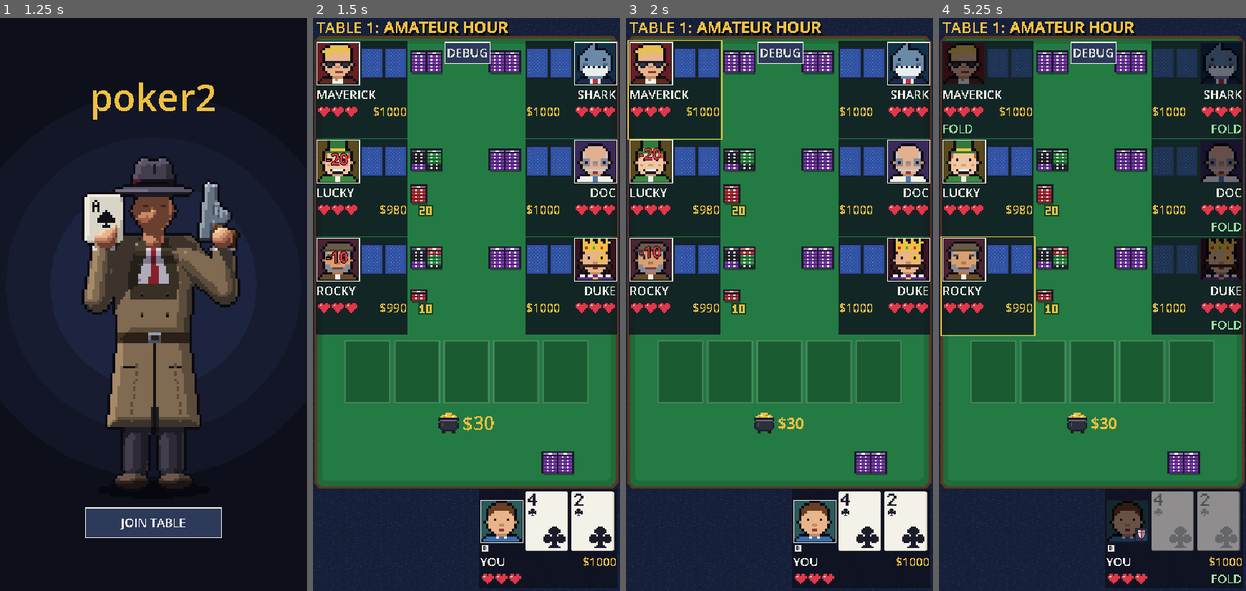
Above: before the commit, frames 1-4 (left to right).
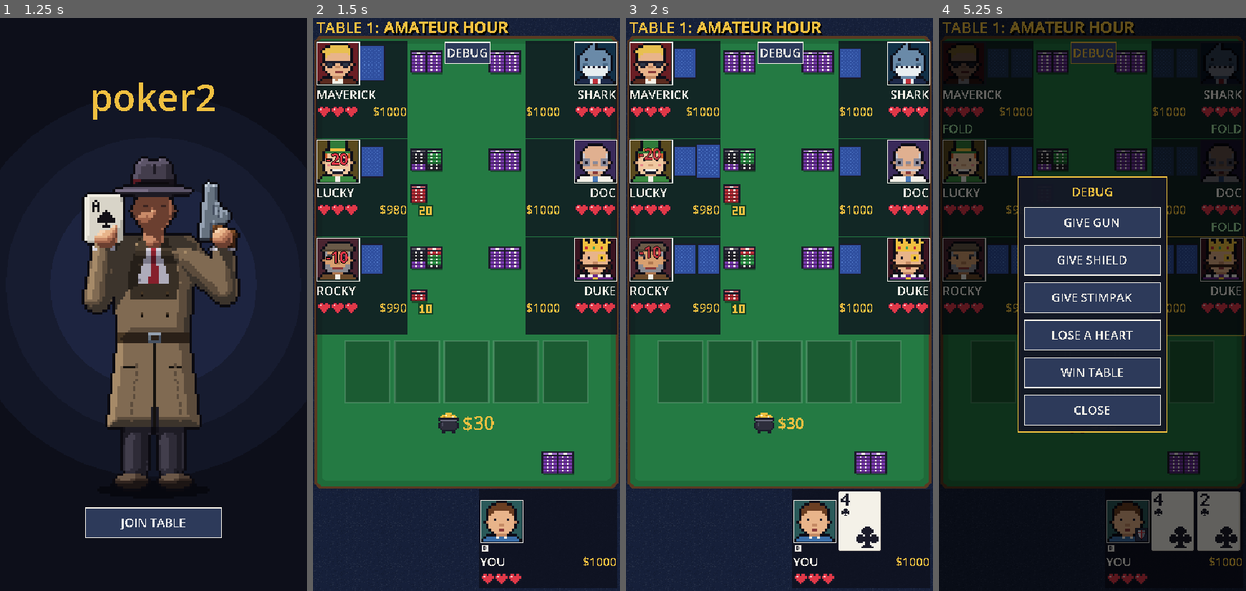
Above: after the commit, the same moments.

Repository: ryanlacroix/poker2
Game: Godot game, scene res://scenes/main_menu.tscn
Same seed, same stepped clock (60 frames per second), same inputs: the game is played once before the commit and once after it.
Inputs (mouse positions are in pixels of both pictures, inside the frame that each line leads up to):
- Up to frame 1 (1.25 s): move the mouse to (221, 275) at 0.52 s; tap F at 0.6 s; click (221, 275) at 0.67 s
- Up to frame 2 (1.5 s): click "JOIN TABLE" at 1.25 s
- Up to frame 3 (2 s): no input
- Up to frame 4 (5.25 s): click "DEBUG" at 2 s; click "GIVE GUN" at 2.75 s; click "DEBUG" at 3.5 s; click "GIVE SHIELD" at 4.25 s; click "FOLD" (after the commit: "DEBUG") at 5 s

Frame 1 is identical in both runs. In frame 2, 5.7% of the frame differs, in the area x 15-99%, y 4-93%; in frame 3, 3.0%; in frame 4, 75%, in the area x 0-100%, y 0-100%.

Commit message:
improved card dealing animations

Diff:
--- a/scripts/game/poker_table.gd
+++ b/scripts/game/poker_table.gd
@@ -39,6 +39,8 @@
 var small_blind := 10
 var big_blind := 20
 var deal_delay := 0.4
+## Extra pause per hole card dealt after the first, so the view can lay them down one by one.
+var hole_card_stagger := 0.0
 var npc_think_time := 0.8
 var showdown_delay := 2.0
 var between_hands_delay := 1.5
@@ -223,14 +225,16 @@
 	_post_blind(players[bb_index], big_blind, "big")
 	current_bet = big_blind
 
+	var dealt := 0
 	for _round in 2:
 		for step in range(1, players.size() + 1):
 			var p := players[(dealer_index + step) % players.size()]
 			if not p.is_out:
 				p.hole_cards.append(_deck.draw())
+				dealt += 1
 	hole_cards_dealt.emit()
 	chips_changed.emit()
-	await _wait(deal_delay)
+	await _wait(deal_delay + hole_card_stagger * maxi(dealt - 1, 0))
 
 	await _betting_round(_next_seat(bb_index, _can_act))
 
--- a/scripts/ui/card_view.gd
+++ b/scripts/ui/card_view.gd
@@ -30,14 +30,18 @@
 	mouse_filter = MOUSE_FILTER_IGNORE
 
 
-func set_card(p_card: Card, face_up: bool) -> void:
+## A new card pops in after [param delay] seconds, hidden until then.
+func set_card(p_card: Card, face_up: bool, delay := 0.0) -> void:
 	if p_card != card:
 		# A new card (or an empty slot) replaces any faded-out one at full opacity.
 		if _fade_tween:
 			_fade_tween.kill()
+		if _pop_tween:
+			_pop_tween.kill()
+		scale = Vector2.ONE
 		self_modulate = Color.WHITE
 		if p_card != null:
-			_pop_in()
+			_pop_in(delay)
 	card = p_card
 	_face_up = face_up
 	queue_redraw()
@@ -55,15 +59,19 @@
 		.set_trans(Tween.TRANS_QUAD).set_ease(Tween.EASE_IN)
 
 
-## Starts the card at [constant POP_SCALE] and shrinks it to its final size, from its centre.
-func _pop_in() -> void:
+## After [param delay] seconds (hidden till then), starts the card at [constant POP_SCALE] and
+## shrinks it to its final size, from its centre.
+func _pop_in(delay: float) -> void:
 	if not is_inside_tree():
 		return
-	if _pop_tween:
-		_pop_tween.kill()
 	pivot_offset = size / 2
-	scale = Vector2.ONE * POP_SCALE
 	_pop_tween = create_tween()
+	if delay > 0:
+		self_modulate.a = 0
+		_pop_tween.tween_interval(delay)
+	_pop_tween.tween_callback(func() -> void:
+		self_modulate.a = 1
+		scale = Vector2.ONE * POP_SCALE)
 	_pop_tween.tween_property(self, "scale", Vector2.ONE, POP_SECONDS) \
 		.set_trans(Tween.TRANS_QUAD).set_ease(Tween.EASE_OUT)
 
--- a/scripts/ui/seat_view.gd
+++ b/scripts/ui/seat_view.gd
@@ -132,13 +132,14 @@
 	UiTheme.add_at(self, label, Vector2(0, y), Vector2(seat_size().x, UiTheme.LINE_HEIGHT))
 
 
-func refresh() -> void:
+## [param deal_delays] staggers newly dealt hole cards: how long each waits before going down.
+func refresh(deal_delays: Array[float] = []) -> void:
 	# RIP once shot out of hearts (straight away, not just from the next hand); OUT if they went broke.
 	_chips_label.text = "RIP" if player.hearts == 0 else "OUT" if player.is_out else "$%d" % player.chips
 	var face_up := player.is_human() or _reveal
 	for i in 2:
 		var hole_card: Card = player.hole_cards[i] if i < player.hole_cards.size() else null
-		_cards[i].set_card(hole_card, face_up)
+		_cards[i].set_card(hole_card, face_up, deal_delays[i] if i < deal_delays.size() else 0.0)
 		_cards[i].modulate = Color(1, 1, 1, 0.35) if player.folded else Color.WHITE
 	queue_redraw()
 
--- a/scripts/ui/table_scene.gd
+++ b/scripts/ui/table_scene.gd
@@ -15,6 +15,12 @@
 const CHIP_CHANGE_FONT_SIZE := UiTheme.FONT_SIZE + 4
 const POT_FONT_SIZE := UiTheme.FONT_SIZE + 4
 const POT_POP_SIZE := POT_FONT_SIZE + 6
+## Gap between board cards dealt together (the flop) going down.
+const BOARD_DEAL_STAGGER := 0.07
+## Gap between hole cards going down as they're dealt round the table.
+const HOLE_DEAL_STAGGER := 0.08
+## How long the action bar takes to fade in or out.
+const ACTION_BAR_FADE_SECONDS := 0.1
 ## Z index of the winning-hand banner and item notices: above the portraits, the gun and the
 ## chip-change labels (all at SeatView.DARKEN_Z + 1), below the DEBUG popup.
 const BANNER_Z := SeatView.DARKEN_Z + 2
@@ -51,6 +57,9 @@
 var _pot_tween: Tween
 var _action_bar: Panel
 var _fold_button: Button
+## Whether the human can act: false as soon as the action bar starts fading out.
+var _actions_open := false
+var _action_bar_tween: Tween
 var _call_button: Button
 var _raise_button: Button
 var _raise_slider: HSlider
@@ -95,6 +104,7 @@
 	_table.big_blind = _level.big_blind
 	_table.npc_think_time = GameConfig.npc_think_time
 	_table.deal_delay = GameConfig.deal_delay
+	_table.hole_card_stagger = HOLE_DEAL_STAGGER
 	_table.showdown_delay = GameConfig.showdown_delay
 	_table.between_hands_delay = GameConfig.between_hands_delay
 	_table.wait_for_next_hand = true
@@ -380,8 +390,25 @@
 
 
 func _submit(decision: Decision) -> void:
-	_action_bar.visible = false
+	if not _actions_open:
+		return # already chosen; the bar is fading out
+	_set_actions_open(false)
 	_table.submit_human_action(decision)
+
+
+## Quickly fades the action bar in or out. Its buttons and keys stop working as soon as it
+## starts fading out.
+func _set_actions_open(open: bool) -> void:
+	_actions_open = open
+	if _action_bar_tween:
+		_action_bar_tween.kill()
+	if open and not _action_bar.visible:
+		_action_bar.modulate.a = 0
+		_action_bar.visible = true
+	_action_bar_tween = create_tween()
+	_action_bar_tween.tween_property(_action_bar, "modulate:a", 1.0 if open else 0.0, ACTION_BAR_FADE_SECONDS)
+	if not open:
+		_action_bar_tween.tween_callback(_action_bar.hide)
 
 
 func _update_raise_label() -> void:
@@ -403,12 +430,12 @@
 	_raise_slider.value = min_to
 	_raise_button.text = "BET" if _table.current_bet == 0 else "RAISE"
 	_update_raise_label()
-	_action_bar.visible = true
+	_set_actions_open(true)
 
 
 func _unhandled_key_input(event: InputEvent) -> void:
 	var key := event as InputEventKey
-	if not _action_bar.visible or key == null or not key.pressed or key.echo:
+	if not _actions_open or key == null or not key.pressed or key.echo:
 		return
 	match key.keycode:
 		KEY_F:
@@ -443,10 +470,17 @@
 		for seat in _seats:
 			if seat.player.in_hand() and not seat.player.all_in:
 				seat.set_status(""))
-	_table.hole_cards_dealt.connect(_refresh_seats)
+	_table.hole_cards_dealt.connect(_deal_hole_cards)
 	_table.community_changed.connect(func(cards: Array[Card]) -> void:
+		# Cards dealt together (the flop) go down one after another.
+		var delay := 0.0
 		for i in _community.size():
-			_community[i].set_card(cards[i] if i < cards.size() else null, true))
+			var card: Card = cards[i] if i < cards.size() else null
+			if card != null and card != _community[i].card:
+				_community[i].set_card(card, true, delay)
+				delay += BOARD_DEAL_STAGGER
+			else:
+				_community[i].set_card(card, true))
 	_table.turn_started.connect(func(player: PokerPlayer, to_call: int, min_to: int, max_to: int) -> void:
 		for seat in _seats:
 			seat.set_active(seat.player == player)
@@ -703,6 +737,26 @@
 	return CardView.Highlight.DIMMED
 
 
+## Hole cards go down one at a time in dealing order: round the table from the dealer's left,
+## everyone's first card, then everyone's second.
+func _deal_hole_cards() -> void:
+	var players := _table.players
+	var delay := 0.0
+	var delays := {} # PokerPlayer -> Array[float]
+	for _round in 2:
+		for step in range(1, players.size() + 1):
+			var player := players[(_table.dealer_index + step) % players.size()]
+			if player.hole_cards.is_empty():
+				continue
+			if not delays.has(player):
+				delays[player] = [] as Array[float]
+			delays[player].append(delay)
+			delay += HOLE_DEAL_STAGGER
+	for player: PokerPlayer in delays:
+		_seats[player.seat].refresh(delays[player])
+	_refresh_seats()
+
+
 func _refresh_seats() -> void:
 	for seat in _seats:
 		seat.refresh()
@@ -767,7 +821,8 @@
 ## End of the game: a modal over the table. Winning it offers the next table; going bust
 ## offers this table again.
 func _show_game_over(winner: PokerPlayer) -> void:
-	_action_bar.visible = false
+	if _actions_open:
+		_set_actions_open(false)
 	var modal := Control.new()
 	modal.z_index = DebugMenu.MODAL_Z
 	UiTheme.add_at(self, modal, Vector2.ZERO, get_viewport_rect().size)
